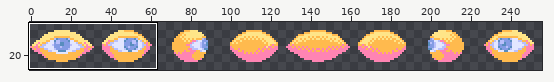
Pixel-art file -- ase/swarm.ase. Above, an overview of the earlier version with the close-up marked.
Close-up. Old version:
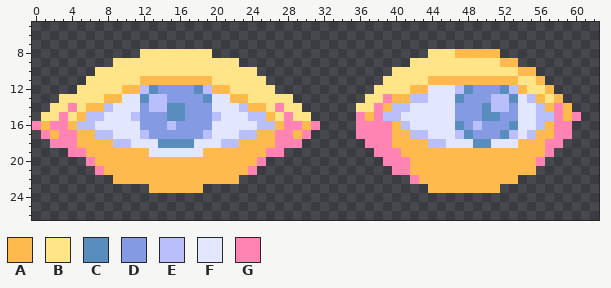
256x32 pixels, 1 frame. Shown: x 0..62, y 5..26. The wide view leaves out empty margins. The commit also changed other parts of the picture, which this record leaves out.
Palette (. is transparent): A #ffba4e  B #ffe588  C #588dbe  D #849be4  E #b9bffb  F #e3e6ff  G #ff84b3
Pixels before, first column x 0:
 8 ............BBBBBBBB........................BBBAAAAA.........
 9 .........BBBBBBBBBBBBBB...................BBBBBBBBBBAA.......
10 .......BBBBBBBBBBBBBBBBBB...............BBBBBBBBBBBBBBAA.....
11 ......BBBBBBAAAAAAAABBBBBB.............BBBBBAAAAAAAAAABBA....
12 .....BBBBBAAECDDDDCEAABBBBB...........BBBBAAFFFECDDDCEABBA...
13 ...BBBBBAAFFCEEDDDDCFFAABBBBB........BBGAAEEFFFCDDDEECFEABA..
14 ..BBGBAAEFFFDEECCDDDFFFEAABGBB......BBGAEEFFFFFDDDCEEDFFEAGA.
15 .BBGBAEEFFFEDDDCCDDDEFFFEEABGBB.....GAGEEFFFFFFDDDCCDDFFEEGAG
16 GAGGAEEFFFFFDDDEDDDDFFFFFEEAGGAG....GGGGAEFFFFFCDEDDDCFFEAGG.
17 .GAGGAAEEFFFEDDDDDDEFFFEEAAGGAG.....GGGGAAEEFFFECDDDCEFEAAGG.
18 ..GGGAAAAEEFFFCCCCFFFEEAAAAGGG.......GGGAAAAEEFFFCCFFFAAAGG..
19 ....GGAAAAAAAFFFFFFAAAAAAAGG..........GGGAAAAAAAAAAAAAAAAG...
20 ......GAAAAAAAAAAAAAAAAAAG.............GGGAAAAAAAAAAAAAAG....
21 .......GAAAAAAAAAAAAAAAAG...............GGAAAAAAAAAAAAAA.....
22 .........AAAAAAAAAAAAAA...................GAAAAAAAAAAA.......
23 .............AAAAAA.........................AAAAAAAA.........
Once edited:
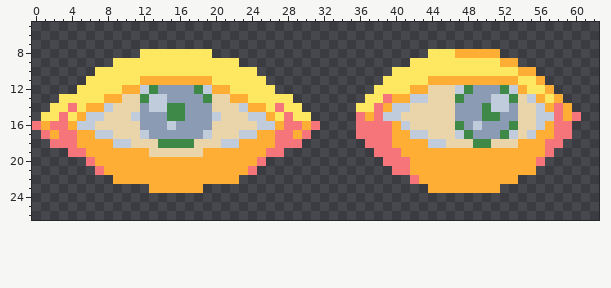
The exact change:
colour A: #ffba4e -> #feae34
colour B: #ffe588 -> #fee761
colour C: #588dbe -> #3e8948
colour D: #849be4 -> #8b9bb4
colour E: #b9bffb -> #c0cbdc
colour F: #e3e6ff -> #ead4aa
colour G: #ff84b3 -> #f6757a
Pixel boxes of the changes (left, top, right, bottom) in both close-ups:
changed: (32, 49, 320, 193)
changed: (356, 49, 581, 193)
